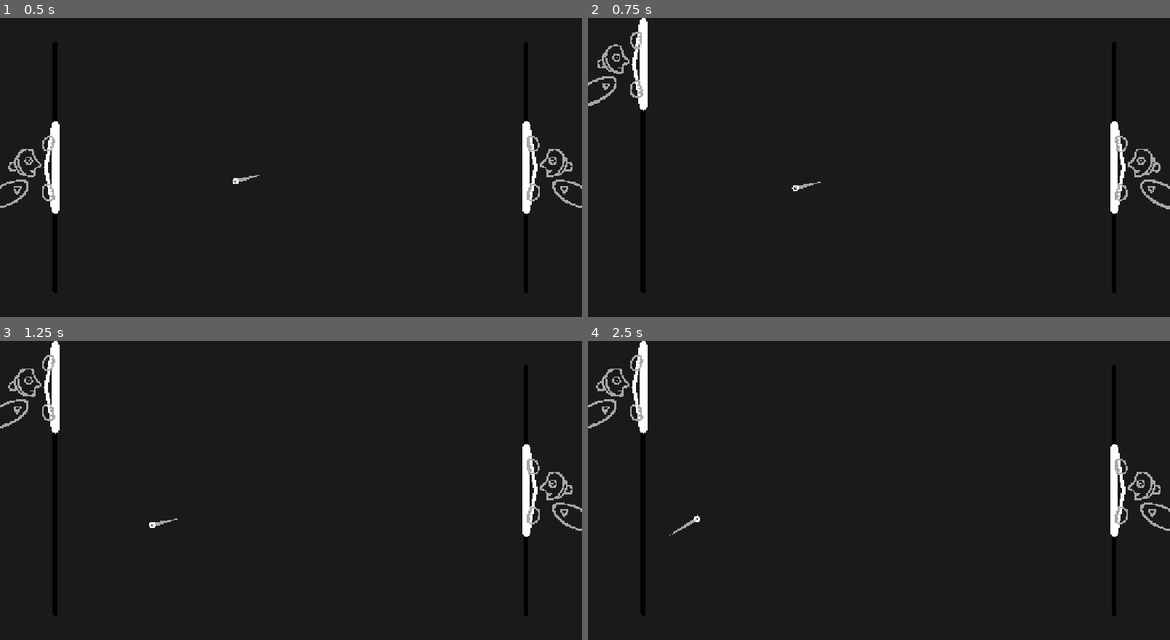
Above: before the commit, frames 1-4 (two rows, left to right).
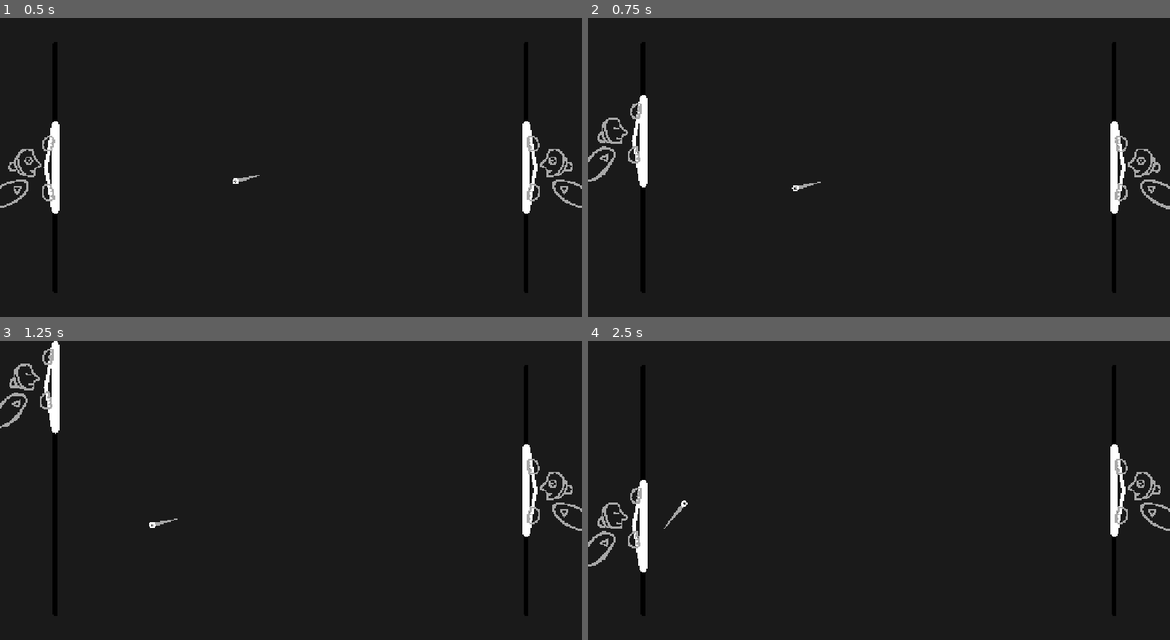
Above: after the commit, the same moments.

Repository: pixerhp/Pixers-Pong
Game: Godot game, scene res://scenes/topscenes/gameplay_topscene.tscn
Two runs of this game, one before a commit and one after it. Both use one fixed random seed, a clock stepped at 60 frames per second and the inputs below.
Inputs (mouse positions are in pixels of both pictures, inside the frame that each line leads up to):
- Up to frame 1 (0.5 s): no input
- Up to frame 2 (0.75 s): move the mouse to (1007, 152) at 0.52 s; hold W (plr1_up) from 0.53 s (still down); hold Space (plr1_slow) from 0.53 s (still down); click (1007, 152) at 0.67 s
- Up to frame 3 (1.25 s): keep holding W (plr1_up); keep holding Space (plr1_slow); tap Keypad 0 (plr2_slow) at 0.8 s
- Up to frame 4 (2.5 s): move the mouse to (762, 505) at 1.27 s; release W (plr1_up) at 1.28 s; release Space (plr1_slow) at 1.28 s; hold S (plr1_down) 1.28-2.03 s; tap Keypad 0 (plr2_slow) at 1.35, 2.3 s; tap Space (plr1_slow) at 1.55 s; move the mouse to (937, 424) at 2.02 s; hold W (plr1_up) from 2.03 s (still down); hold Space (plr1_slow) from 2.03 s (still down)

Frame 1 is identical in both runs. In frame 2, 1.7% of the frame differs, in the area x 0-11%, y 0-57%; in frame 3, 0.6%; in frame 4, 1.9%, in the area x 0-20%, y 0-78%.

Commit message:
Add paddle slowing + Implement some char anim's

Diff:
--- a/project.godot
+++ b/project.godot
@@ -47,8 +47,8 @@
 }
 plr1_slow={
 "deadzone": 0.2,
-"events": [Object(InputEventKey,"resource_local_to_scene":fa …(185 unchanged characters)… 25,"key_label":0,"unicode":0,"location":0,"echo":false,"script":null)
-, Object(InputEventKey,"resource_local_to_scene":false,"reso …(176 unchanged characters)… 26,"key_label":0,"unicode":0,"location":0,"echo":false,"script":null)
+"events": [Object(InputEventKey,"resource_local_to_scene":fa …(185 unchanged characters)… 25,"key_label":0,"unicode":0,"location":1,"echo":false,"script":null)
+, Object(InputEventKey,"resource_local_to_scene":false,"reso …(176 unchanged characters)… 26,"key_label":0,"unicode":0,"location":1,"echo":false,"script":null)
 , Object(InputEventKey,"resource_local_to_scene":false,"resource_name":"","device":-1,"window_id":0,"alt_pressed":false …(182 unchanged characters)…
 ]
 }
@@ -75,9 +75,9 @@
 plr2_slow={
 "deadzone": 0.2,
 "events": [Object(InputEventKey,"resource_local_to_scene":false,"resource_name":"","device":-1,"window_id":0,"alt_press …(195 unchanged characters)…
-, Object(InputEventKey,"resource_local_to_scene":false,"reso …(176 unchanged characters)… 25,"key_label":0,"unicode":0,"location":0,"echo":false,"script":null)
+, Object(InputEventKey,"resource_local_to_scene":false,"reso …(176 unchanged characters)… 25,"key_label":0,"unicode":0,"location":2,"echo":false,"script":null)
 , Object(InputEventKey,"resource_local_to_scene":false,"resource_name":"","device":-1,"window_id":0,"alt_pressed":false …(186 unchanged characters)…
-, Object(InputEventKey,"resource_local_to_scene":false,"reso …(176 unchanged characters)… 26,"key_label":0,"unicode":0,"location":0,"echo":false,"script":null)
+, Object(InputEventKey,"resource_local_to_scene":false,"reso …(176 unchanged characters)… 26,"key_label":0,"unicode":0,"location":2,"echo":false,"script":null)
 ]
 }
 plr2_bump_left={
--- a/scenes/topscenes/gameplay_topscene.tscn
+++ b/scenes/topscenes/gameplay_topscene.tscn
@@ -72,7 +72,8 @@
 scale = Vector2(0.9999996, 0.9999996)
 shape = SubResource("RectangleShape2D_n6iga")
 
-[node name="PaddleChar" parent="LeftPaddle" unique_id=1333835360 instance=ExtResource("2_u55sw")]
+[node name="LeftPaddleChar" parent="LeftPaddle" unique_id=1333835360 instance=ExtResource("2_u55sw")]
+unique_name_in_owner = true
 position = Vector2(-70, 0)
 
 [node name="RightPaddle" type="Node2D" parent="." unique_id=1901165476]
@@ -113,7 +114,8 @@
 scale = Vector2(0.9999995, 0.9999995)
 shape = SubResource("RectangleShape2D_n6iga")
 
-[node name="PaddleChar" parent="RightPaddle" unique_id=1607460780 instance=ExtResource("2_u55sw")]
+[node name="RightPaddleChar" parent="RightPaddle" unique_id=1607460780 instance=ExtResource("2_u55sw")]
+unique_name_in_owner = true
 position = Vector2(70, 0)
 scale = Vector2(-1, 1)
 
--- a/scenes/topscenes/paddle_char.tscn
+++ b/scenes/topscenes/paddle_char.tscn
@@ -181,3 +181,4 @@
 sprite_frames = SubResource("SpriteFrames_hx5ms")
 animation = &"bot_surprised"
 autoplay = "plr_idle"
+frame_progress = 0.65233225
--- a/scripts/gameplay_script.gd
+++ b/scripts/gameplay_script.gd
@@ -32,6 +32,11 @@
 	handle_ball_trail()
 
 func check_do_player_ai():
+	#var test_event = InputEventAction.new()
+	#test_event.action = "plr2_up"
+	#test_event.pressed = true
+	#Input.parse_input_event(test_event)
+
 	match Globals.plr1_ai_mode:
 		Globals.AI_MODES.OFF:
 			pass
@@ -53,42 +58,57 @@
 			pass
 
 func handle_left_paddle_movement(delta: float):
+	var slow_effect: float = (0.25 if Input.is_action_pressed("plr1_slow") else 1.0)
+
 	if Input.is_action_pressed("plr1_up") and not Input.is_action_pressed("plr1_down"):
+		%LeftPaddleChar.animation = "plr_move_up"
 		if left_paddle_velocity > 0.0:
 			left_paddle_velocity = 0.0
-		left_paddle_velocity -= PADDLE_MOVEACCEL * delta
+		left_paddle_velocity -= PADDLE_MOVEACCEL * slow_effect * delta
 	elif Input.is_action_pressed("plr1_down") and not Input.is_action_pressed("plr1_up"):
+		%LeftPaddleChar.animation = "plr_move_down"
 		if left_paddle_velocity < 0.0:
 			left_paddle_velocity = 0.0
-		left_paddle_velocity += PADDLE_MOVEACCEL * delta
+		left_paddle_velocity += PADDLE_MOVEACCEL * slow_effect * delta
 	else:
+		%LeftPaddleChar.animation = "plr_idle"
 		left_paddle_velocity *= pow(PADDLE_SLOWFACTOR, delta * 10)
 		if abs(left_paddle_velocity) < 0.1:
 			left_paddle_velocity = 0.0
-	left_paddle_velocity = clampf(left_paddle_velocity, -1 * PADDLE_MAXSPEED, PADDLE_MAXSPEED)
 
-	%LeftPaddle.position.y = clamp(%LeftPaddle.position.y + (left_paddle_velocity * delta), PADDLE_UP_LIMIT, PADDLE_DOWN_LIMIT)
+	left_paddle_velocity = clampf(
+		left_paddle_velocity, -1 * slow_effect * PADDLE_MAXSPEED, slow_effect * PADDLE_MAXSPEED,)
+
+	%LeftPaddle.position.y = clamp(
+		%LeftPaddle.position.y + (left_paddle_velocity * delta), PADDLE_UP_LIMIT, PADDLE_DOWN_LIMIT,)
 	if (%LeftPaddle.position.y == PADDLE_UP_LIMIT) and (left_paddle_velocity < 0.0):
 		left_paddle_velocity = 0.0
 	if (%LeftPaddle.position.y == PADDLE_DOWN_LIMIT) and (left_paddle_velocity > 0.0):
 		left_paddle_velocity = 0.0
 
 func handle_right_paddle_movement(delta: float):
+	var slow_effect: float = (0.25 if Input.is_action_pressed("plr2_slow") else 1.0)
+
 	if Input.is_action_pressed("plr2_up") and not Input.is_action_pressed("plr2_down"):
+		%RightPaddleChar.animation = "plr_move_up"
 		if right_paddle_velocity > 0.0:
 			right_paddle_velocity = 0.0
-		right_paddle_velocity -= PADDLE_MOVEACCEL * delta
+		right_paddle_velocity -= PADDLE_MOVEACCEL * slow_effect * delta
 	elif Input.is_action_pressed("plr2_down") and not Input.is_action_pressed("plr2_up"):
+		%RightPaddleChar.animation = "plr_move_down"
 		if right_paddle_velocity < 0.0:
 			right_paddle_velocity = 0.0
-		right_paddle_velocity += PADDLE_MOVEACCEL * delta
+		right_paddle_velocity += PADDLE_MOVEACCEL * slow_effect * delta
 	else:
+		%RightPaddleChar.animation = "plr_idle"
 		right_paddle_velocity *= pow(PADDLE_SLOWFACTOR, delta * 10)
 		if abs(right_paddle_velocity) < 0.1:
 			right_paddle_velocity = 0.0
-	right_paddle_velocity = clampf(right_paddle_velocity, -1 * PADDLE_MAXSPEED, PADDLE_MAXSPEED)
+	right_paddle_velocity = clampf(
+		right_paddle_velocity, -1 * slow_effect * PADDLE_MAXSPEED, slow_effect * PADDLE_MAXSPEED,)
 
-	%RightPaddle.position.y = clamp(%RightPaddle.position.y + (right_paddle_velocity * delta), PADDLE_UP_LIMIT, PADDLE_DOWN_LIMIT)
+	%RightPaddle.position.y = clamp(
+		%RightPaddle.position.y + (right_paddle_velocity * delta), PADDLE_UP_LIMIT, PADDLE_DOWN_LIMIT,)
 	if (%RightPaddle.position.y == PADDLE_UP_LIMIT) and (right_paddle_velocity < 0.0):
 		right_paddle_velocity = 0.0
 	if (%RightPaddle.position.y == PADDLE_DOWN_LIMIT) and (right_paddle_velocity > 0.0):
@@ -127,16 +147,17 @@
 	%BallTrailLine.points = ball_trail_positions
 
 
+
 func _on_left_paddle_collider_area_entered(_area):
 	if ball_velocity.x < 0.0:
-		var pad_hit_offset: float = pow((%Ball.position.y - %LeftPaddle.position.y) / ((%LeftPaddleMesh.mesh.height / 2.0)), 5)
+		var pad_hit_offset: float = pow((%Ball.position.y - %LeftPaddle.position.y) / (((%LeftPaddleMesh.mesh.height + 5) / 2.0)), 5)
 		var angle: Vector2 = Vector2.RIGHT.rotated(PI * pad_hit_offset * 0.25)
 		ball_velocity = ball_velocity.bounce(angle)
 		ball_velocity *= ((ball_velocity.length() + ball_speedup_amount) / ball_velocity.length())
 
 func _on_right_paddle_collider_area_entered(_area):
 	if ball_velocity.x > 0.0:
-		var pad_hit_offset: float = pow((%RightPaddle.position.y - %Ball.position.y) / ((%RightPaddleMesh.mesh.height / 2.0)), 5)
+		var pad_hit_offset: float = pow((%RightPaddle.position.y - %Ball.position.y) / (((%RightPaddleMesh.mesh.height + 5) / 2.0)), 5)
 		var angle: Vector2 = Vector2.LEFT.rotated(PI * pad_hit_offset * 0.25)
 		ball_velocity = ball_velocity.bounce(angle)
 		ball_velocity *= ((ball_velocity.length() + ball_speedup_amount) / ball_velocity.length())
